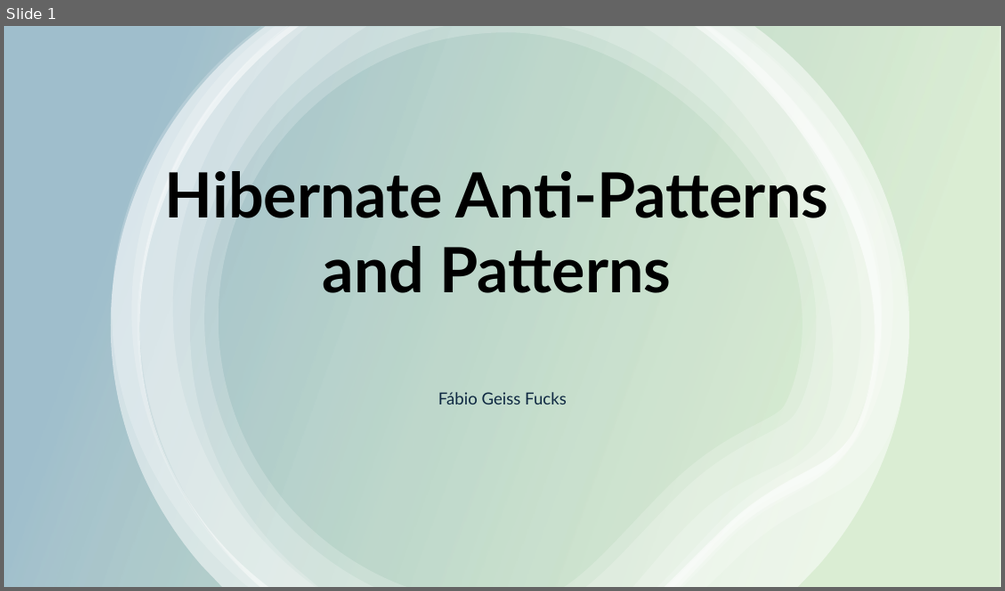
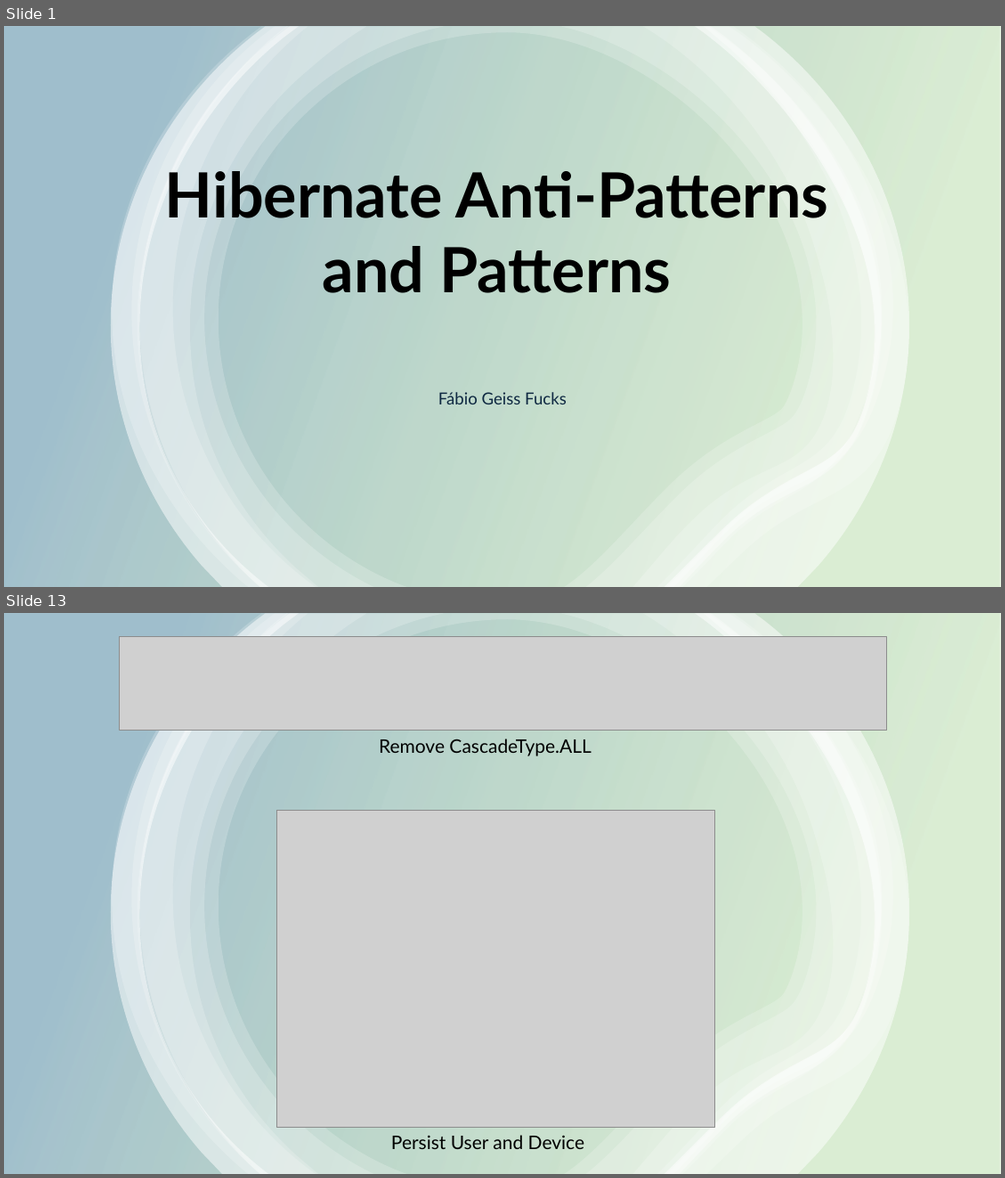
Before and after one commit to FFucks/hibernate, a slide deck: hibernate_presentation.pptx. Shown one above the other, each under a label of ours: slide 1 before the commit, slides 1 and 13 after it; the slides between them are not shown. The pictures are 1005x591 and 1005x1178 pixels, drawn with LibreOffice and Linux fonts; fonts in the diff are those of the drawing; grey boxes stand for pictures. Boxes give left, top, right and bottom in pixels: in the first picture for what was removed or moved away, otherwise in the second. Text is boxed around its words. In the diff, an @@ line names an element or a change of style, - is before the commit and + after.

```diff
--- a/hibernate_presentation.pptx
+++ b/hibernate_presentation.pptx
@@ slide 13 added at [4, 613, 1001, 1174], background #FFFFFF @@
@@ rectangle added at [4, 613, 1001, 1174], fill gradient #4EA72E to #156082 @@
@@ group added at [111, 613, 909, 1174]: 6 freeform shapes @@
@@ picture added at [119, 637, 886, 730] @@
@@ text added at [379, 738, 591, 756], 18 pt, text #000000 @@
+Remove CascadeType.ALL
@@ picture added at [276, 811, 714, 1127] @@
@@ text added at [391, 1135, 584, 1149], 18 pt, text #000000 @@
+Persist User and Device
```
Also in this commit, not shown: 3 slides changed, 11 other slides added, 6 slides removed, 12 other files.
